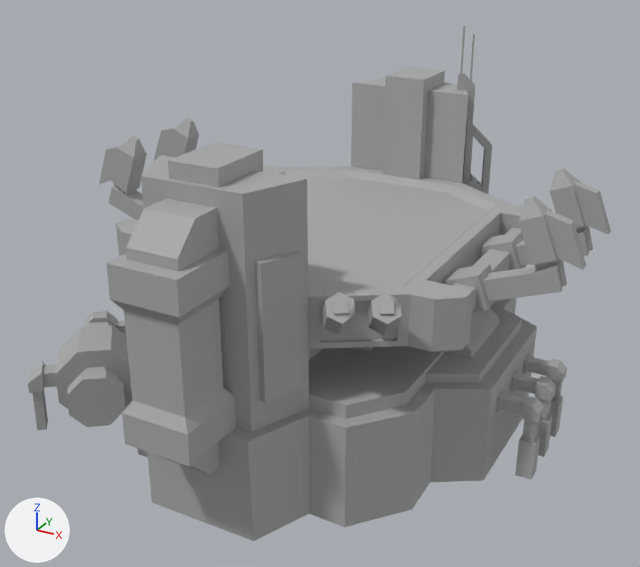
The FBX model art/original_models/L_air_factory.FBX: old version first, new version second.
Rendered twice from a camera (50 mm lens) standing at (22.1, -41.0, 26.2) and looking at (0.0, -0.8, 6.1). The lights are fixed; the arrows at lower left show +X, +Y and +Z. Vertices at the same position are counted once.

The scene before the commit, as lines of its bpy script (objects in view):
```python
me_mesh = bpy.data.meshes.new('Mesh')
me_mesh.from_pydata(...)  # 1133 vertices, 1924 faces; spans x -14.3..14.5, y -15.9..16.9, z -1.8..18.9
# faces by material slot: [1871, 53]
me_mesh.materials.append(mat_lambert1)  # grey #aaaaaa
me_mesh.materials.append(mat_default_material)  # grey #aaaaaa
ob_mesh = bpy.data.objects.new('Mesh', me_mesh)
ob_mesh.location = (0.0, 0.0, 0.0)
```
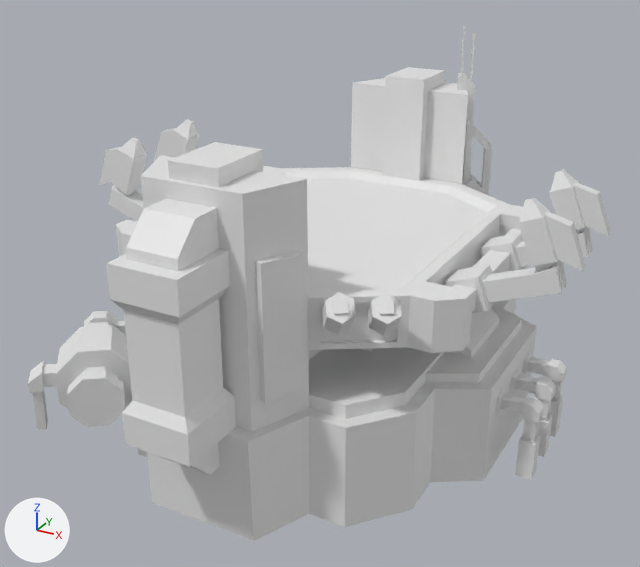
What changed in the scene script:
```text
Change me_mesh:
    used by ob_mesh; location = (0.0, 0.0, 0.0)
    remove me_mesh.from_pydata(...)  # 1133 vertices, 1924 faces; spans x -14.3..14.5, y -15.9..16.9, z -1.8..18.9
    add me_mesh.from_pydata(...)  # 1321 vertices, 2300 faces; spans x -14.3..14.5, y -15.9..16.9, z -1.8..18.9
    me_mesh part 1: 353 vertices moved within x -14.3..14.5, y -9.3..10.3, z 6.9..13.4; 5 vertices removed from x -11.3..-10.1, y -5.9..2.9, z 9.6..13.3; 193 vertices added at x -11.2..7.3, y -12.0..13.0, z 4.5..12.3
    me_mesh part 2: 1807 faces spanning x -14.3..14.5, y -15.9..16.9, z -1.8..18.9 switch from mat_lambert1 (grey #aaaaaa) to no material
    me_mesh part 3: 37 faces spanning x -3.9..4.2, y -12.4..13.3, z 3.7..15.1 switch from mat_default_material (grey #aaaaaa) to no material
```

Changed parts and their boxes [x1, y1, x2, y2] in the pictures (640 x 567 px; the box of a moved part takes in the faces that stretch with it):
part 1 of me_mesh, moved or reshaped: before [99, 118, 611, 352]; after [99, 119, 611, 405]
part 2 of me_mesh, recoloured: [28, 26, 567, 541] in both
part 3 of me_mesh, recoloured: [242, 179, 309, 432] in both
